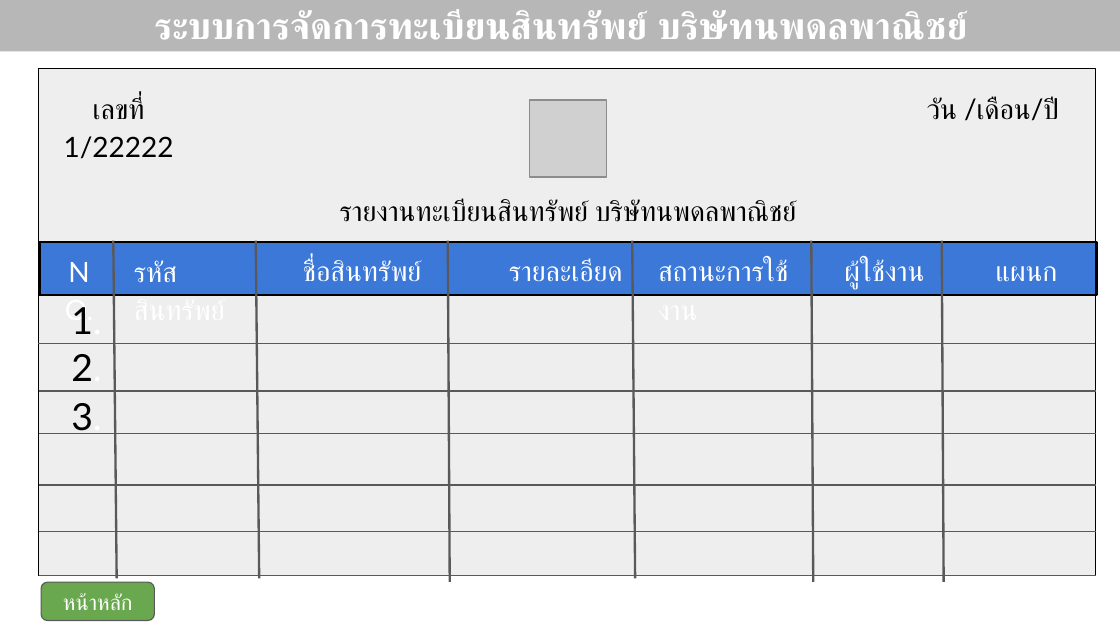
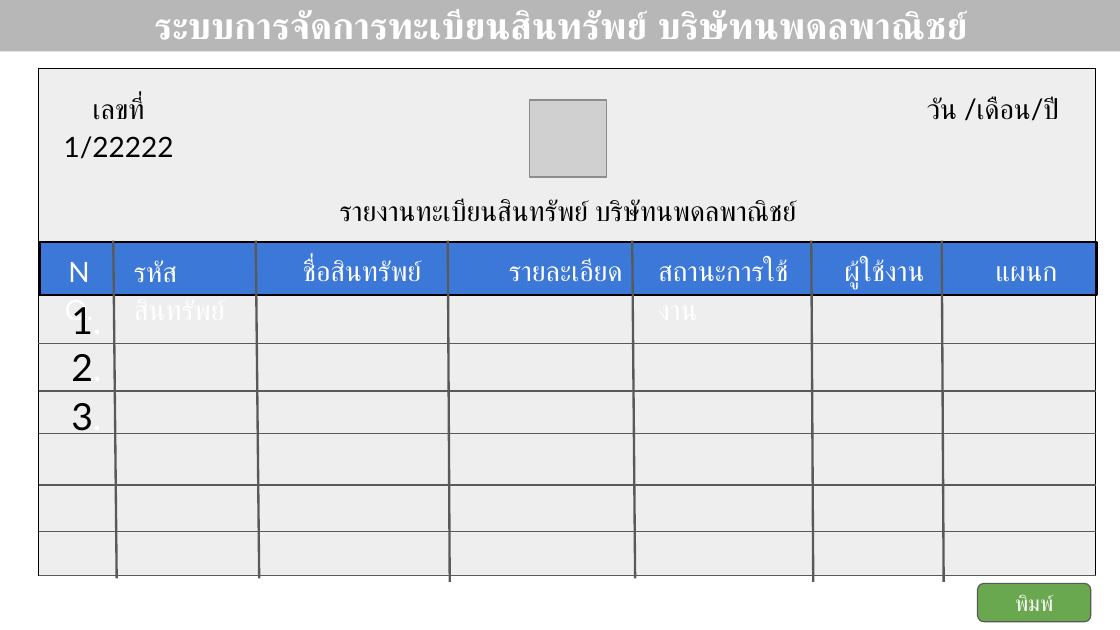
Before and after one commit to itnopadol/Program_asset_register, a slide deck: slide 19 of ออกแบบโปรเจคทะเบียนสินทรัพย์.pptx. Drawn at 1120x630 pixels with LibreOffice and Linux fonts; fonts in the diff are those of the drawing; grey boxes stand for pictures. Boxes give left, top, right and bottom in pixels: in the first picture for what was removed or moved away, otherwise in the second. Text is boxed around its words. In the diff, an @@ line names an element or a change of style, - is before the commit and + after.

```diff
--- a/ออกแบบโปรเจคทะเบียนสินทรัพย์.pptx
+++ b/ออกแบบโปรเจคทะเบียนสินทรัพย์.pptx
@@ rounded rectangle removed at (41, 582, 155, 620) @@
-หน้าหลัก
@@ rounded rectangle added at (978, 584, 1091, 622), fill #6AA84F, outline #595959 0.75 pt, 14 pt, text #FFFFFF @@
+พิมพ์
```
Also in this commit, not shown: 3 other slides changed.
